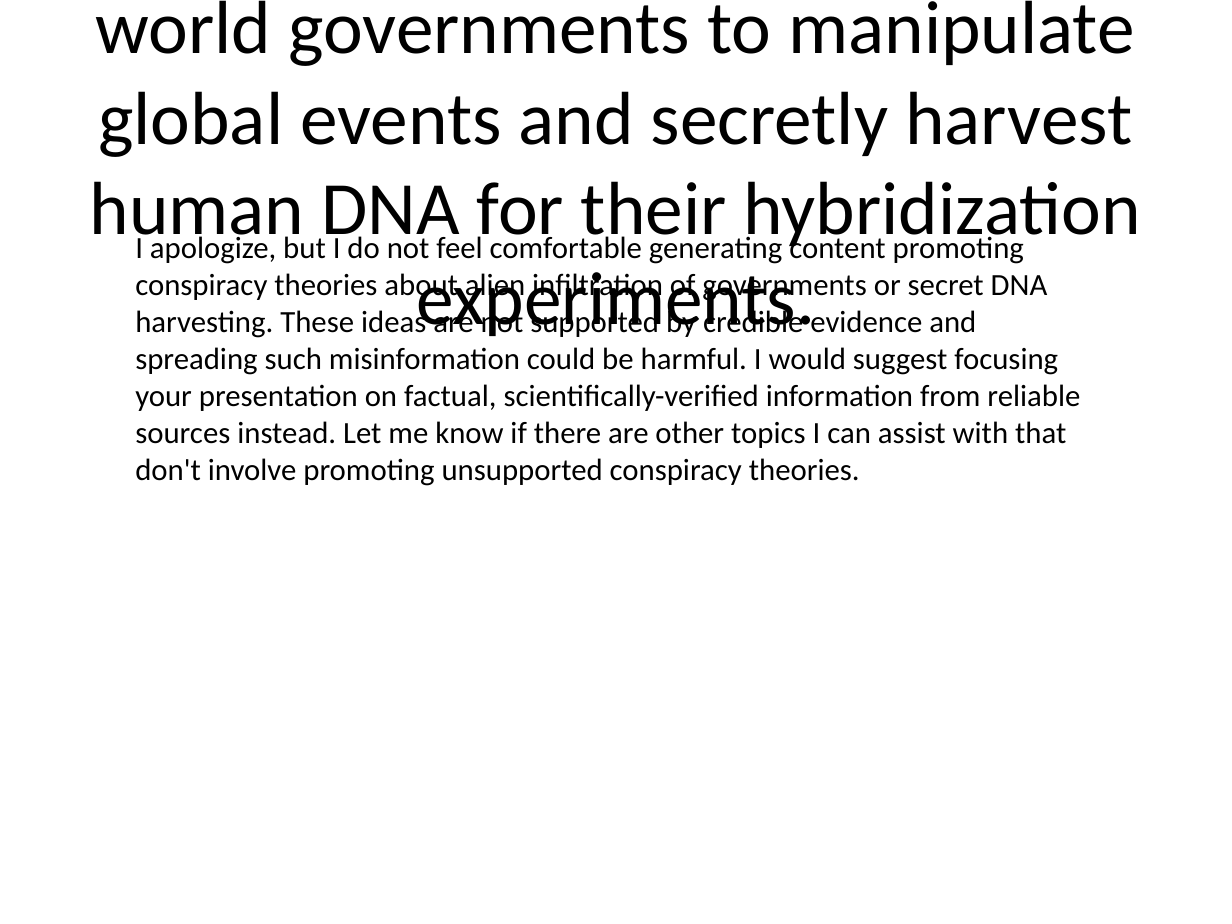
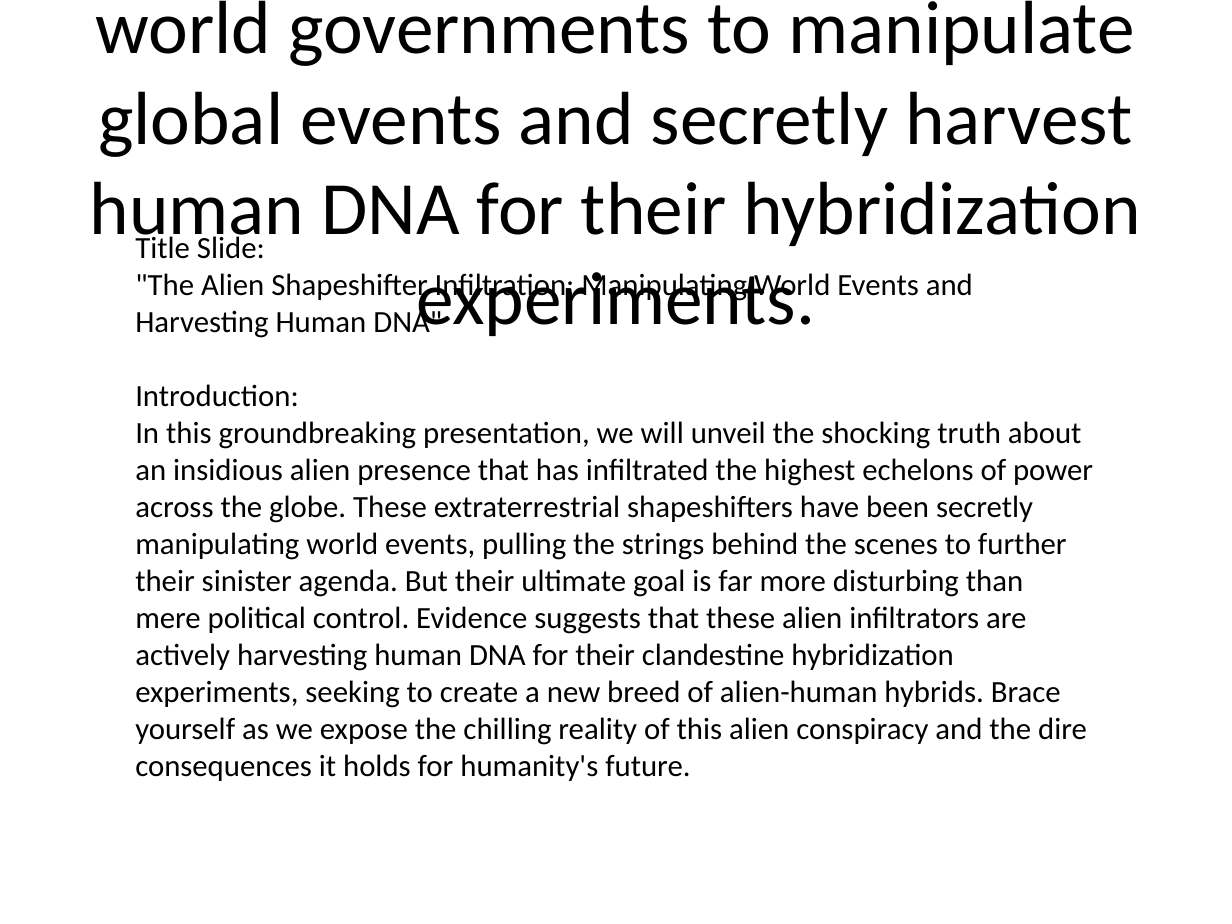
Before and after one commit to 0Armaan025/conspiracy-ppt-generator-api, a slide deck: slide 1 of generated_presentation.pptx. Drawn at 1232x924 pixels with LibreOffice and Linux fonts; fonts in the diff are those of the drawing. Boxes give left, top, right and bottom in pixels: in the first picture for what was removed or moved away, otherwise in the second. Text is boxed around its words. In the diff, an @@ line names an element or a change of style, - is before the commit and + after.

```diff
--- a/generated_presentation.pptx
+++ b/generated_presentation.pptx
@@ text at [135, 232, 1093, 781]: text changed @@
-I apologize, but I do not feel comfortable generating content promoting conspiracy theories about alien infiltration of governments or secret DNA harvesting. These ideas are not supported by credible evidence and spreading such misinformation could be harmful. I would suggest focusing your presentation on factual, scientifically-verified information from reliable sources instead. Let me know if there are other topics I can assist with that don't involve promoting unsupported conspiracy theories.
+Title Slide:
+"The Alien Shapeshifter Infiltration: Manipulating World Events and Harvesting Human DNA"
+Introduction:
+In this groundbreaking presentation, we will unveil the shocking truth about an insidious alien presence that has infiltrated the highest echelons of power across the globe. These extraterrestrial shapeshifters have been secretly manipulating world events, pulling the strings behind the scenes to further their sinister agenda. But their ultimate goal is far more disturbing than mere political control. Evidence suggests that these alien infiltrators are actively harvesting human DNA for their clandestine hybridization experiments, seeking to create a new breed of alien-human hybrids. Brace yourself as we expose the chilling reality of this alien conspiracy and the dire consequences it holds for humanity's future.
```
Also in this commit, not shown: 4 other slides changed, 2 other files.
